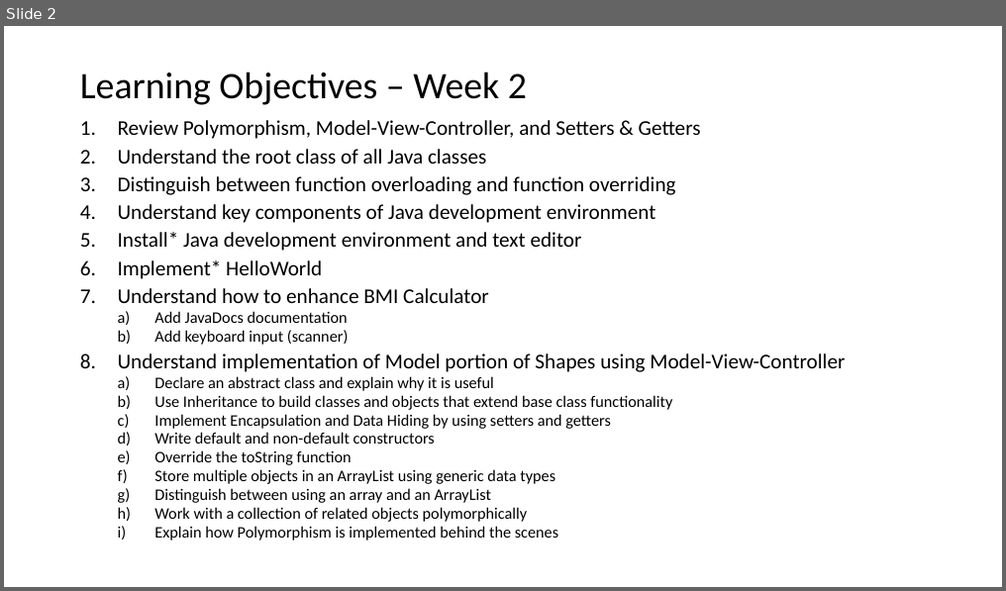
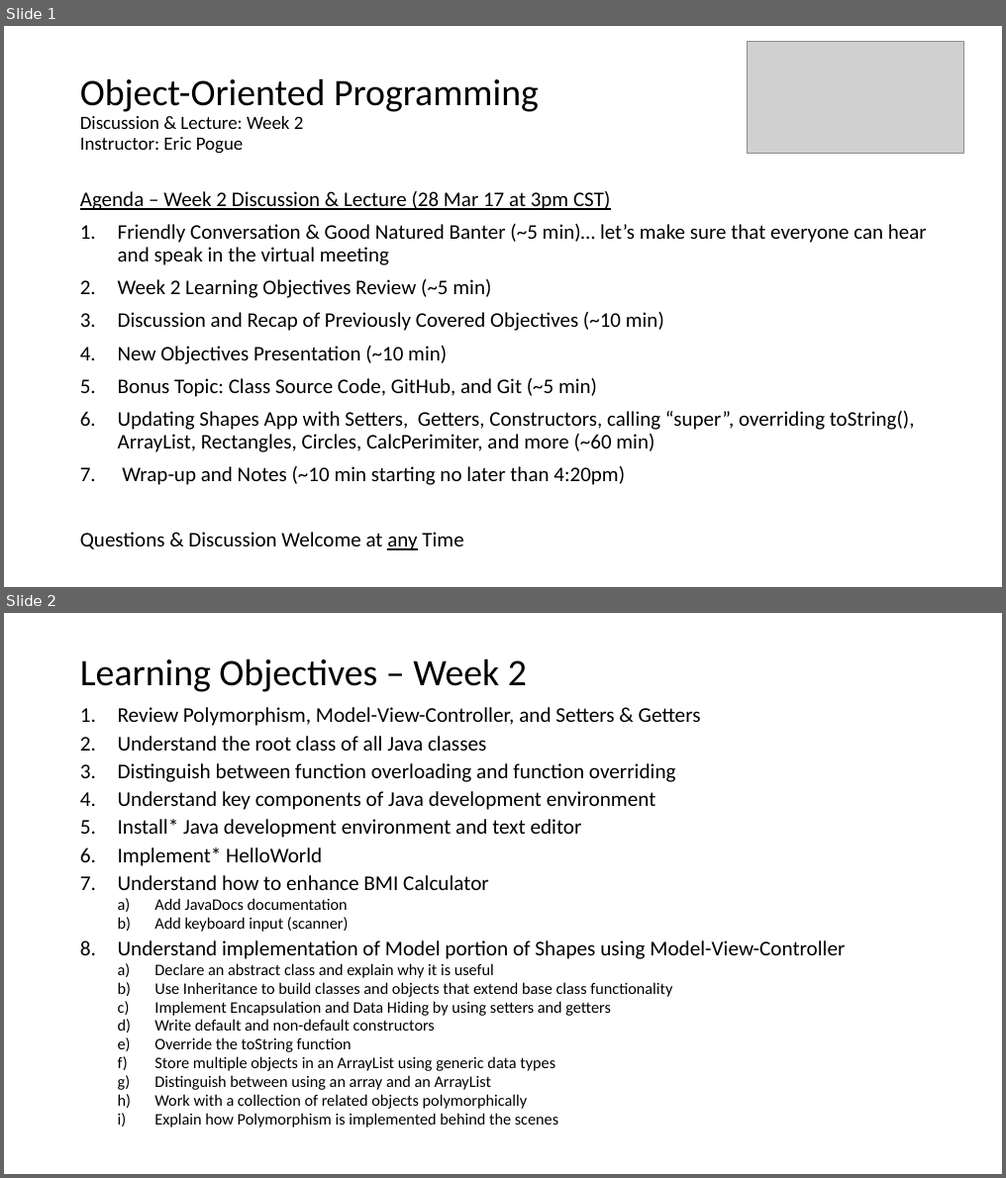
Before and after one commit to EricJPogue/www-epogue-info, a slide deck: CPSC-24500/Week02/2017SpringW02SlidesLecture.pptx. Shown one above the other, each under a label of ours: slide 2 before the commit, slides 1 and 2 after it. The pictures are 1006x591 and 1006x1178 pixels, drawn with LibreOffice and Linux fonts; fonts in the diff are those of the drawing; grey boxes stand for pictures. Boxes give left, top, right and bottom in pixels: in the first picture for what was removed or moved away, otherwise in the second. Text is boxed around its words. In the diff, an @@ line names an element or a change of style, - is before the commit and + after.

Commit message:
Add week 2 lecture clean-up video.

```diff
--- a/CPSC-24500/Week02/2017SpringW02SlidesLecture.pptx
+++ b/CPSC-24500/Week02/2017SpringW02SlidesLecture.pptx
@@ slide 1 added at (4, 26, 1002, 587), background #FFFFFF @@
@@ picture added at (746, 41, 964, 153) @@
@@ title added at (80, 78, 539, 154), 18 pt, text #000000 @@
+Object-Oriented Programming
+Discussion & Lecture: Week 2
+Instructor: Eric Pogue
@@ text added at (80, 191, 927, 551), 20 pt, text #000000 @@
+Agenda – Week 2 Discussion & Lecture (28 Mar 17 at 3pm CST)
+1. Friendly Conversation & Good Natured Banter (~5 min)… let’s make sure that everyone can hear and speak in the virtual meeting
+2. Week 2 Learning Objectives Review (~5 min)
+3. Discussion and Recap of Previously Covered Objectives (~10 min)
+4. New Objectives Presentation (~10 min)
+5. Bonus Topic: Class Source Code, GitHub, and Git (~5 min)
+6. Updating Shapes App with Setters, Getters, Constructors, calling “super”, overriding toString(), ArrayList, Rectangles, Circles, CalcPerimiter, and more (~60 min)
+7. Wrap-up and Notes (~10 min starting no later than 4:20pm)
+Questions & Discussion Welcome at any Time
```
Also in this commit, not shown: 1 slide changed, 1 other slide added, 1 slide removed, 11 other files.
